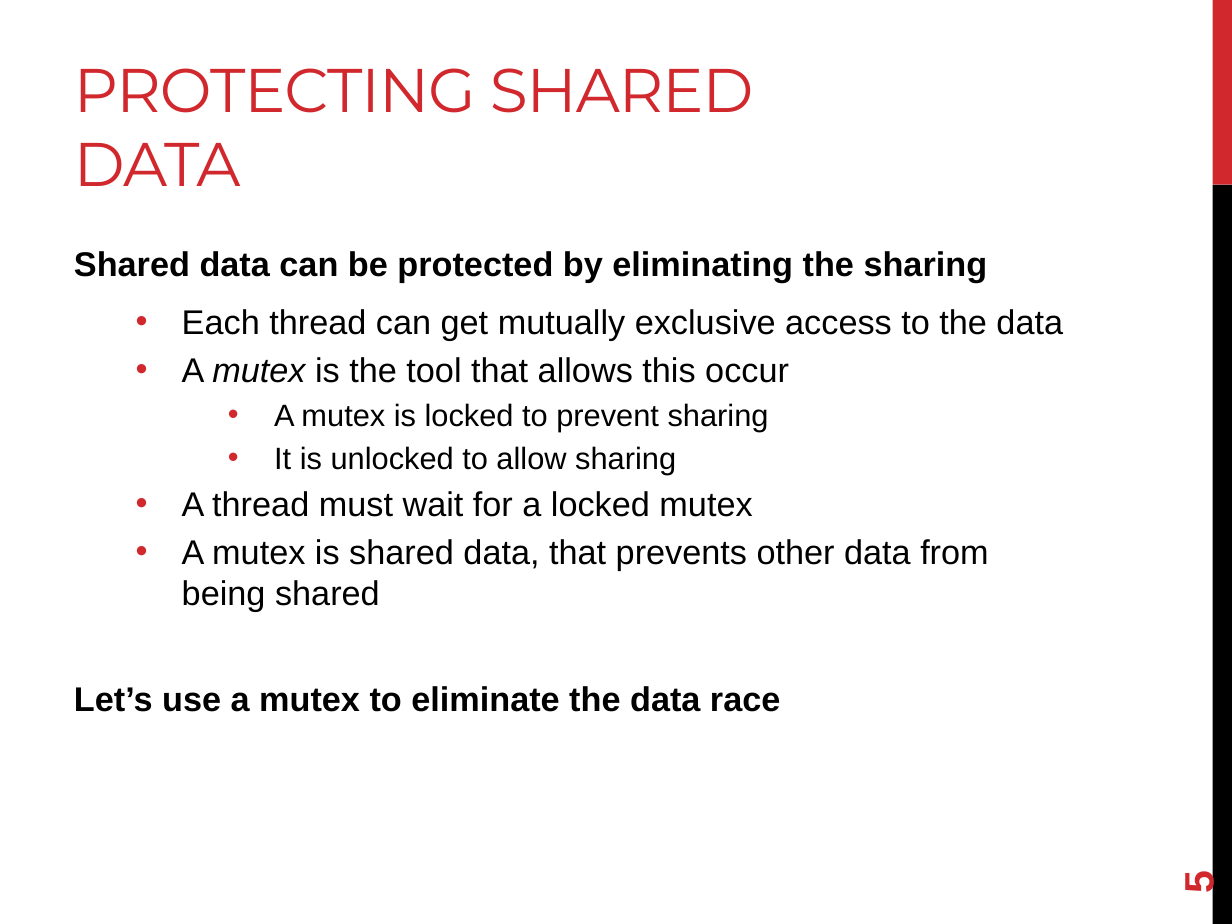
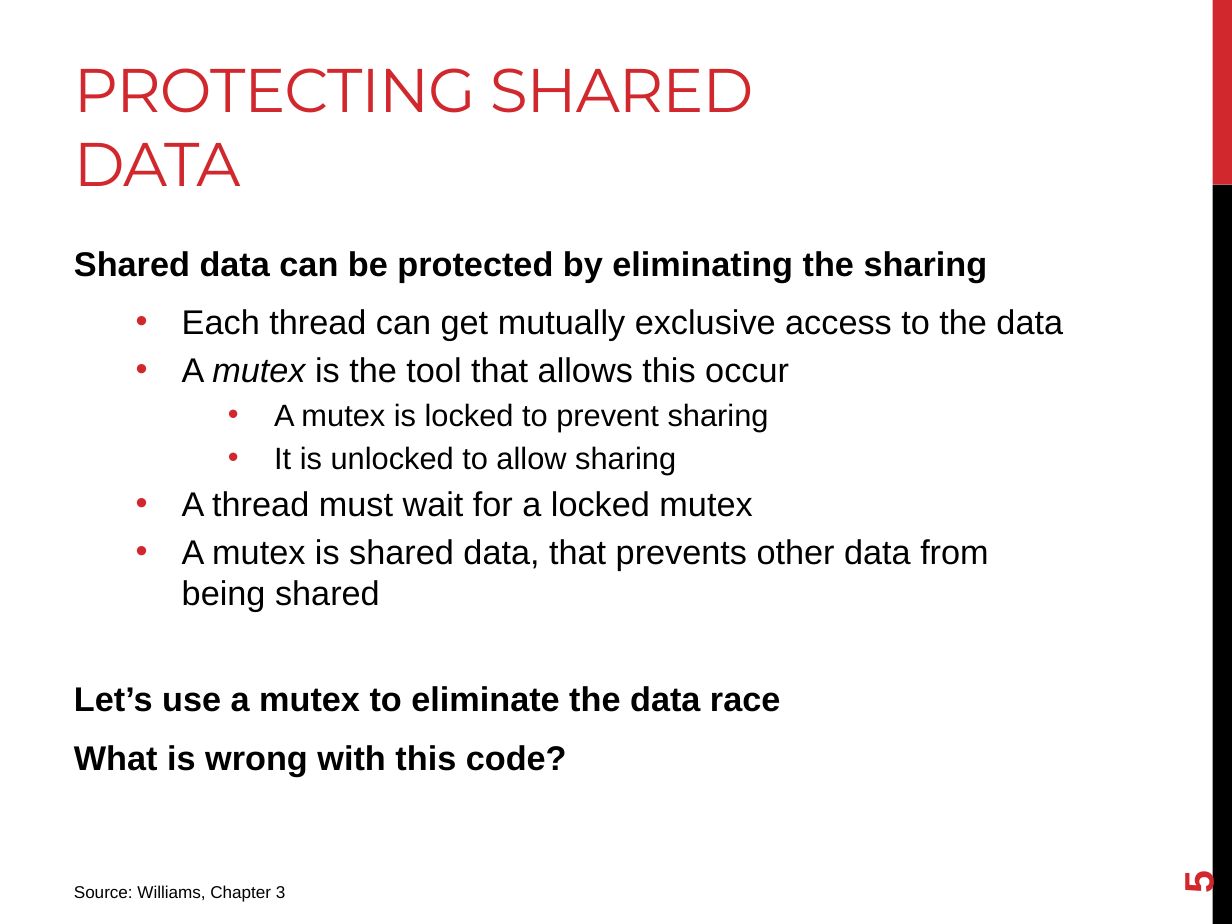
Before and after one commit to joshpeterson/DevelopingConcurrentSoftware, a slide deck: slide 5 of Lectures/Mutexes/Mutexes.pptx. Drawn at 1232x924 pixels with LibreOffice and Linux fonts; fonts in the diff are those of the drawing. Boxes give left, top, right and bottom in pixels: in the first picture for what was removed or moved away, otherwise in the second. Text is boxed around its words. In the diff, an @@ line names an element or a change of style, - is before the commit and + after.

```diff
--- a/Lectures/Mutexes/Mutexes.pptx
+++ b/Lectures/Mutexes/Mutexes.pptx
@@ text at box(74, 745, 567, 776): paragraph added @@
+What is wrong with this code?
@@ text added at box(74, 885, 286, 902), 10 pt, text #000000 @@
+Source: Williams, Chapter 3
```
Also in this commit, not shown: 1 other slide changed, 3 slides added, 17 other files.
